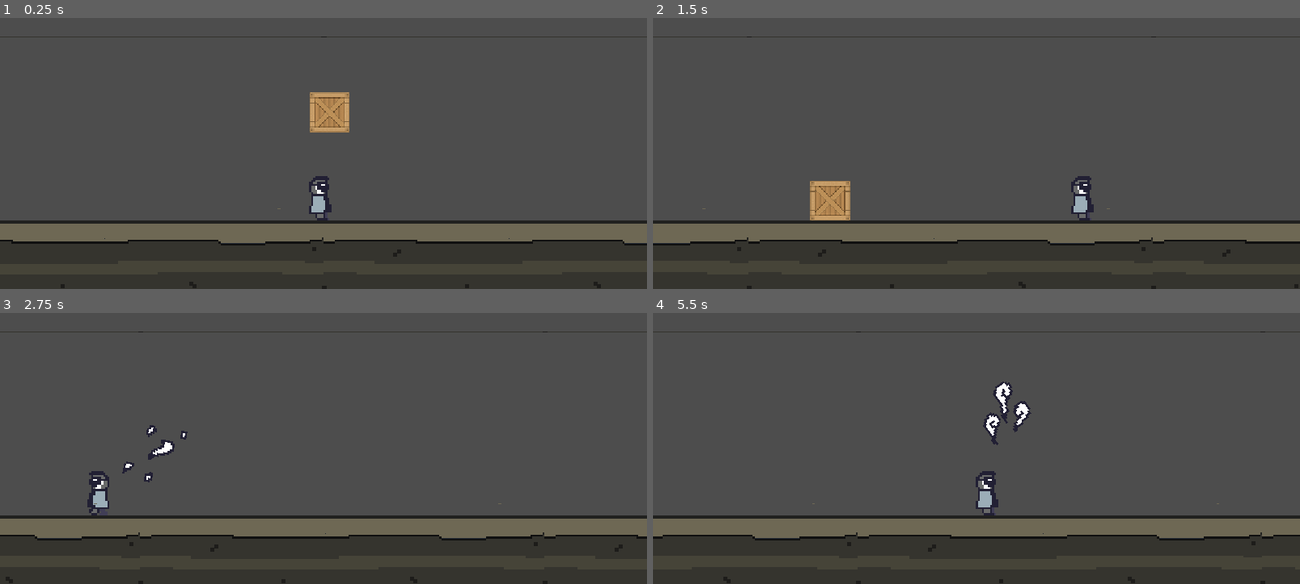
Above: before the commit, frames 1-4 (two rows, left to right).
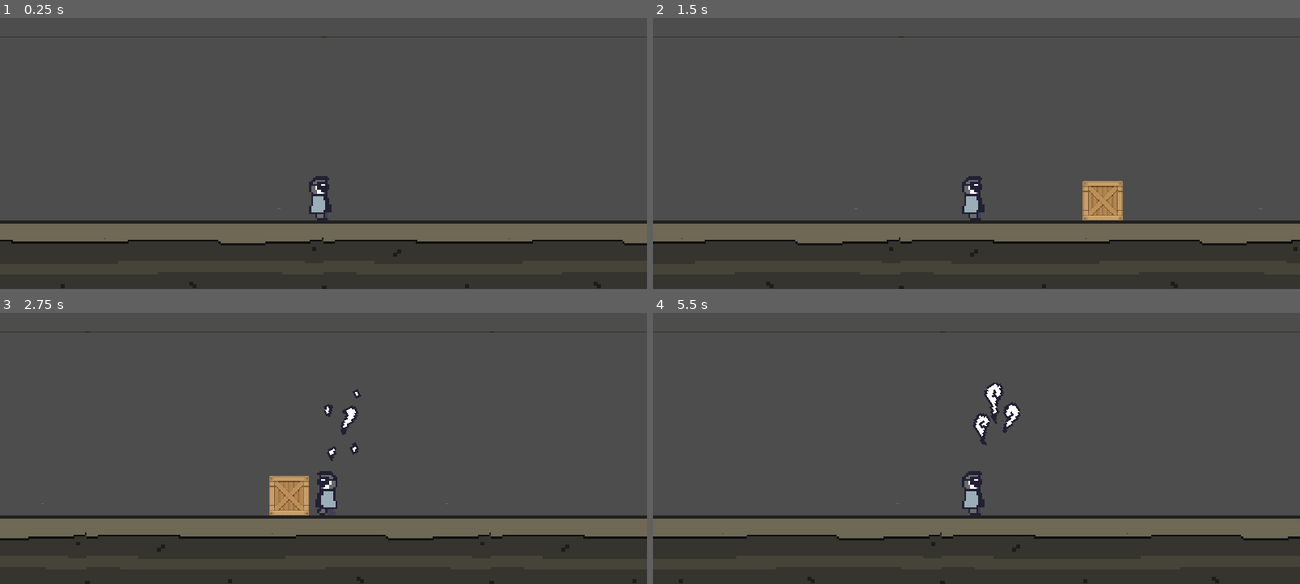
Above: after the commit, the same moments.

Repository: RobChiocchio/godot-wild-jam-58
Game: Godot game, scene res://scenes/level.tscn
The game is run twice, just before and just after one commit, with the same random seed, the same clock (stepped at 60 frames per second) and the same inputs.
Inputs (mouse positions are in pixels of both pictures, inside the frame that each line leads up to):
- Up to frame 1 (0.25 s): no input
- Up to frame 2 (1.5 s): move the mouse to (1118, 66) at 0.52 s; press the mouse at (1118, 66) at 0.53 s; hold D (move_right) from 0.53 s (still down); tap W (jump) at 0.77 s; move the mouse to (847, 107) at 1.27 s; release the mouse at (847, 107) at 1.28 s; right-click (847, 107) at 1.35 s
- Up to frame 3 (2.75 s): tap W (jump) at 1.52 s; move the mouse to (outside the picture) at 2.02 s; release D (move_right) at 2.03 s; press the mouse at (outside the picture) at 2.03 s; hold A (move_left) from 2.03 s (still down)
- Up to frame 4 (5.5 s): move the mouse to (944, 462) at 2.77 s; release A (move_left) at 2.78 s; release the mouse at (944, 462) at 2.78 s; hold D (move_right) 2.78-4.28 s; right-click (944, 462) at 2.85 s; tap W (jump) at 3.02, 3.77, 4.52 s; move the mouse to (1170, 443) at 3.52 s; press the mouse at (1170, 443) at 3.53 s; move the mouse to (782, 321) at 4.27 s; release the mouse at (782, 321) at 4.28 s; hold A (move_left) 4.28-5.03 s; right-click (782, 321) at 4.35 s; move the mouse to (1008, 383) at 5.02 s; press the mouse at (1008, 383) at 5.03 s; hold D (move_right) from 5.03 s (still down)

The runs differ from the first frame. In frame 1, 0.9% of the frame differs, in the area x 47-54%, y 27-43%; in frame 2, 3.4%, in the area x 0-100%, y 58-84%; in frame 3, 3.4%; in frame 4, 3.1%.

Commit message:
Optimization

Diff:
--- a/project.godot
+++ b/project.godot
@@ -13,13 +13,12 @@
 config/name="godot-wild-jam-58"
 run/main_scene="res://scenes/level.tscn"
 config/features=PackedStringArray("4.0", "Forward Plus")
-run/max_fps=60
+run/max_fps=300
 boot_splash/bg_color=Color(0.0784314, 0.133333, 0.25098, 1)
 boot_splash/image="res://assets/splash.png"
 boot_splash/fullsize=false
 boot_splash/use_filter=false
 config/icon="res://assets/icon.svg"
-run/vsync/vsync_mode=2
 
 [display]
 
--- a/scenes/level.tscn
+++ b/scenes/level.tscn
@@ -25,7 +25,7 @@
 scroll_ignore_camera_zoom = true
 
 [node name="TestBox" type="RigidBody2D" parent="."]
-position = Vector2(3, -82)
+position = Vector2(300, -82)
 script = ExtResource("4_wp5k8")
 
 [node name="CollisionShape2D" type="CollisionShape2D" parent="TestBox"]
@@ -41,7 +41,6 @@
 [node name="Camera2D" type="Camera2D" parent="."]
 position = Vector2(0, -66)
 zoom = Vector2(4, 4)
-position_smoothing_enabled = true
 position_smoothing_speed = 20.0
 script = ExtResource("3_63ddi")
 
--- a/scenes/metal_statue.tscn
+++ b/scenes/metal_statue.tscn
@@ -3,7 +3,7 @@
 [ext_resource type="Texture2D" uid="uid://dcmdogsaiit5c" path="res://assets/objects/betastatuemetal.png" id="1_g5hs6"]
 [ext_resource type="Script" path="res://scripts/blowable.gd" id="1_ksmsw"]
 
-[node name="Node2D" type="Node2D"]
+[node name="Statue" type="Node2D"]
 scale = Vector2(0.8, 0.8)
 
 [node name="RigidBody2D" type="RigidBody2D" parent="."]
--- a/scripts/camera.gd
+++ b/scripts/camera.gd
@@ -7,24 +7,20 @@
 var pos_bound = self.position.x + bound_offset
 var neg_bound = self.position.x - bound_offset
 
-var axis = 1.0
-
 # Called when the node enters the scene tree for the first time.
 func _ready():
 	pass # Replace with function body.
 
 # Called every frame. 'delta' is the elapsed time since the previous frame.
-func _process(delta):
-	print(_player.position.x)
-	print(pos_bound)
-	print(neg_bound)
+func _physics_process(delta):
+	var speed = _player.velocity.x
 
-	var speed = get_node("../Player").velocity.x
+	#if _player.position.x > pos_bound or _player.position.x < neg_bound:
+	#	pos_bound = lerp(pos_bound, _player.position.x + bound_offset, 0.1)
+	#	neg_bound = lerp(neg_bound, _player.position.x - bound_offset, 0.1)
 
-	if _player.position.x > pos_bound or _player.position.x < neg_bound:
-		pos_bound = lerp(pos_bound, _player.position.x + bound_offset, 0.1)
-		neg_bound = lerp(neg_bound, _player.position.x - bound_offset, 0.1)
-
-		target.x = lerp(target.x, _player.position.x, 0.20)
+	#	target.x = lerp(target.x, _player.position.x, 0.20)
+	#else:
+	target.x = _player.position.x
 
 	self.position.x = target.x
--- a/scripts/wind.gd
+++ b/scripts/wind.gd
@@ -23,12 +23,8 @@
 	joystick_vector.x = Input.get_joy_axis(1, JOY_AXIS_RIGHT_X)
 	joystick_vector.y = Input.get_joy_axis(1, JOY_AXIS_RIGHT_Y)
 
-	print("x axis ", joystick_vector.x)
-	print("y axis ", joystick_vector.y)
-
 	if abs(joystick_vector.x) > deadzone or abs(joystick_vector.y) > deadzone:
 		aim_direction = joystick_vector.normalized()
-		print("joystick aim direction")
 	else:
 		aim_direction = (target_pos - player_pos).normalized()
 
Not shown, removed: assets/sprites/Sprite-0011.png.import
